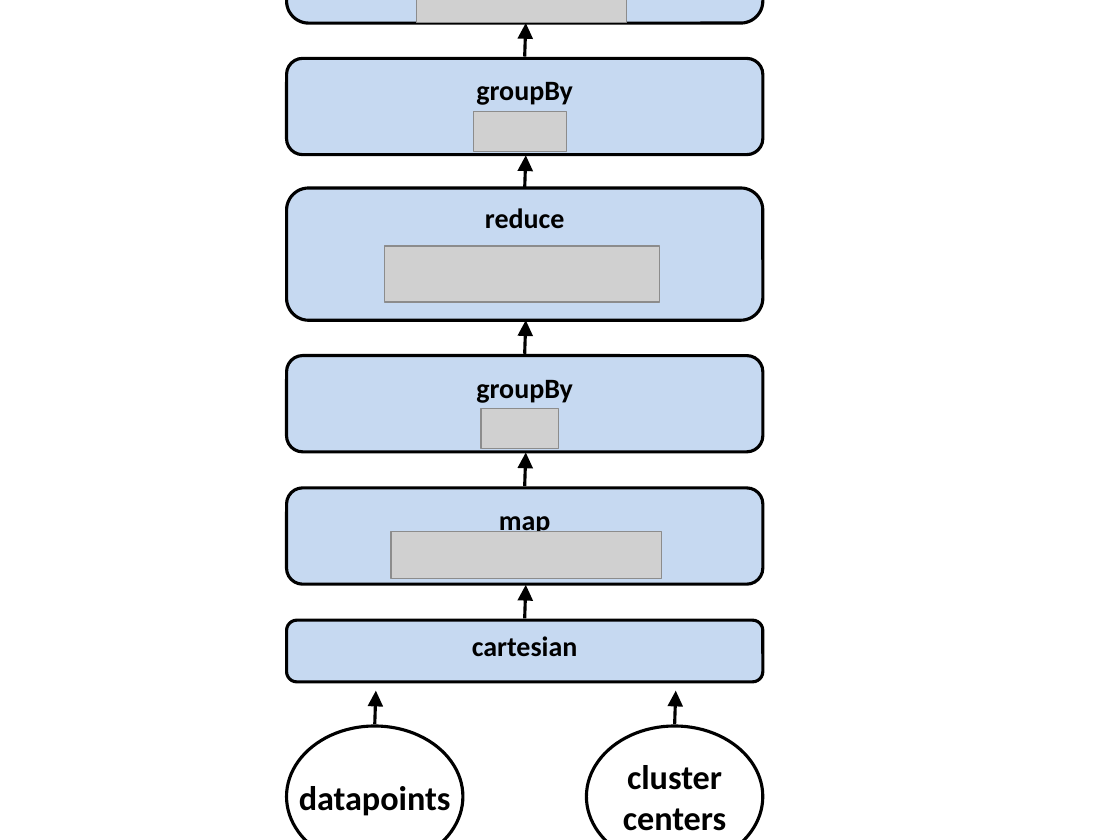
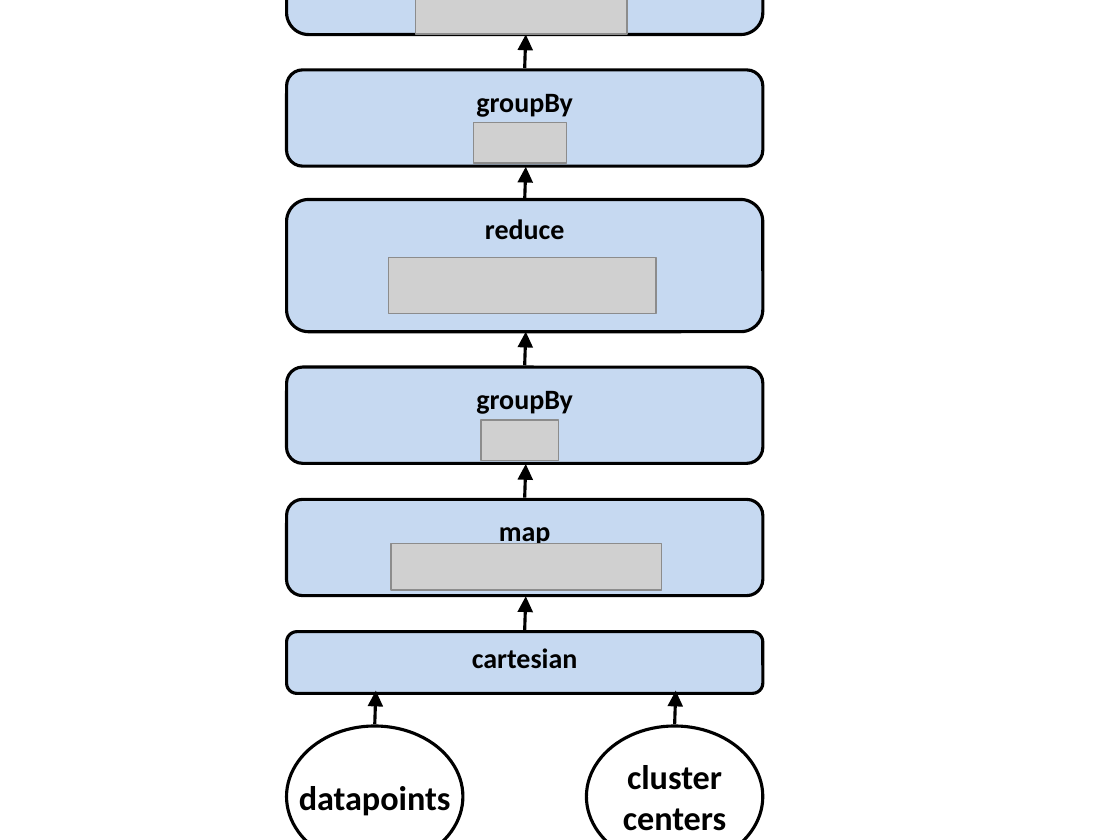
Before and after one commit to tillrohrmann/masterthesis, a slide deck: slide 1 of gilbert/images/kmeansStep.pptx. Drawn at 1120x840 pixels with LibreOffice and Linux fonts; fonts in the diff are those of the drawing; grey boxes stand for pictures; background and template pictures are left out. Boxes give left, top, right and bottom in pixels: in the first picture for what was removed or moved away, otherwise in the second. Text is boxed around its words. In the diff, an @@ line names an element or a change of style, - is before the commit and + after.

```diff
--- a/gilbert/images/kmeansStep.pptx
+++ b/gilbert/images/kmeansStep.pptx
@@ 6 rounded rectangles, 5 arrows, 4 pictures moved together from (x1=287, y1=0, x2=763, y2=682) to (x1=287, y1=0, x2=763, y2=693) @@
@@ picture resized from (x1=384, y1=246, x2=660, y2=302) to (x1=389, y1=258, x2=656, y2=314) @@
```
Also in this commit, not shown: 34 other files.
